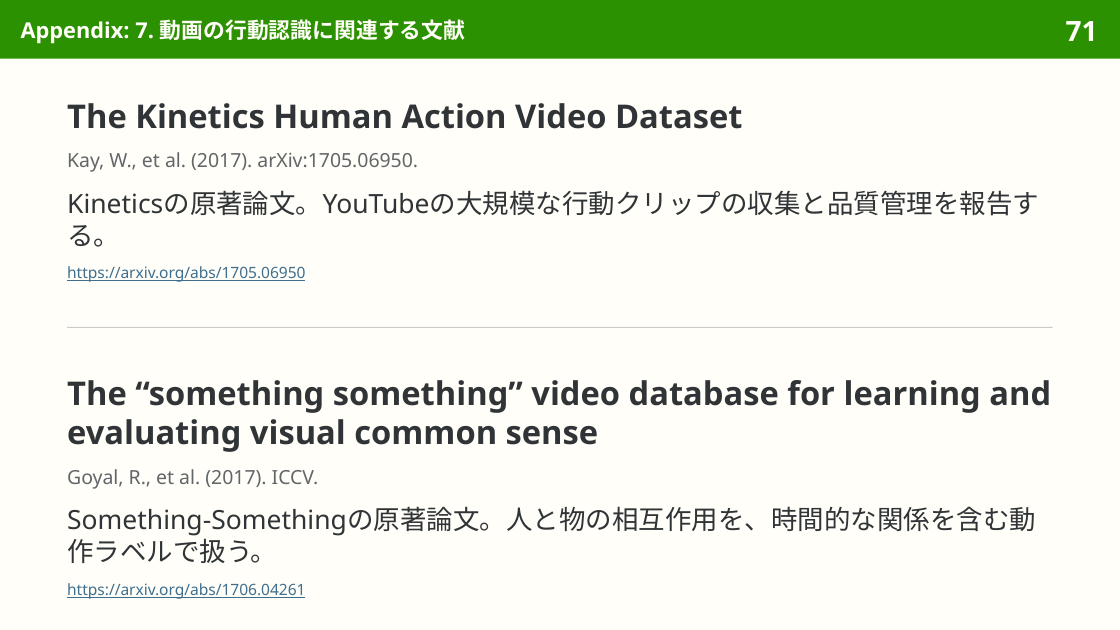
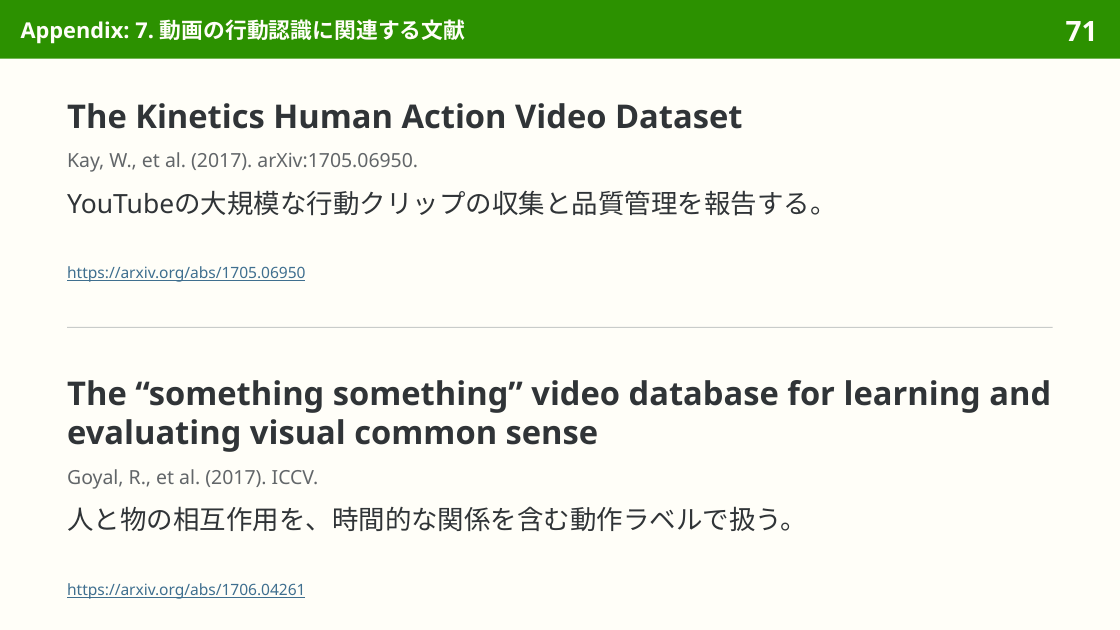
Before and after one commit to sasakiy84/datasets-in-10-minutes, a slide deck: slide 71 of slides/datasets-in-10-minutes-ucf101.pptx. Drawn at 1120x630 pixels with LibreOffice and Linux fonts; fonts in the diff are those of the drawing. Boxes give left, top, right and bottom in pixels: in the first picture for what was removed or moved away, otherwise in the second. Text is boxed around its words. In the diff, an @@ line names an element or a change of style, - is before the commit and + after.

Commit message:
slides(ucf101): refine Japanese wording and pair translations

```diff
--- a/slides/datasets-in-10-minutes-ucf101.pptx
+++ b/slides/datasets-in-10-minutes-ucf101.pptx
@@ text at bbox=[67, 190, 836, 216]: text changed @@
-Kineticsの原著論文。YouTubeの大規模な行動クリップの収集と品質管理を報告する。
+YouTubeの大規模な行動クリップの収集と品質管理を報告する。
@@ text at bbox=[67, 506, 807, 531]: text changed @@
-Something-Somethingの原著論文。人と物の相互作用を、時間的な関係を含む動作ラベルで扱う。
+人と物の相互作用を、時間的な関係を含む動作ラベルで扱う。
```
Also in this commit, not shown: 6 other slides changed, 3 other files.
